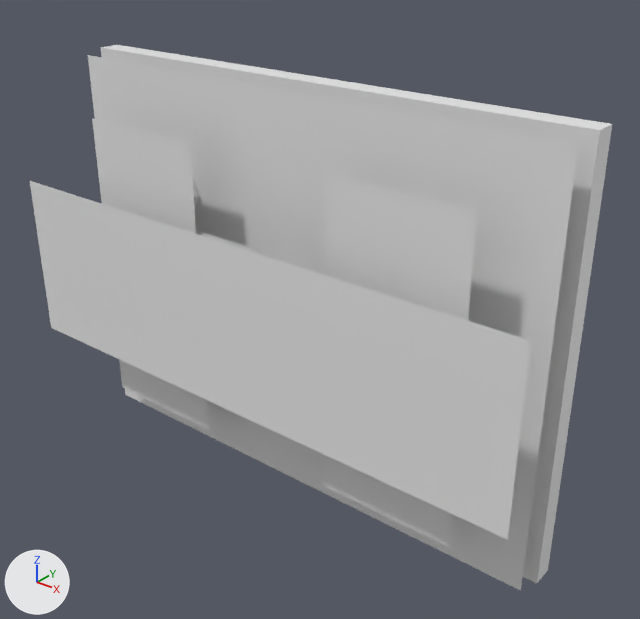
A saved change to the glTF model to-rust-as-we-fall/resources/models/fauna/crust.gltf.
One viewpoint serves both versions: a 50 mm lens placed at (1.239, -1.538, 0.899), pointed at (0.064, -0.069, -0.011). Arrows for +X, +Y and +Z are at lower left; the lights stay in place. The picture after the commit comes second. Materials are left out; every surface is plain grey. Vertices at exactly the same position are counted once.

In view in the first picture: 'CrustRigged'.
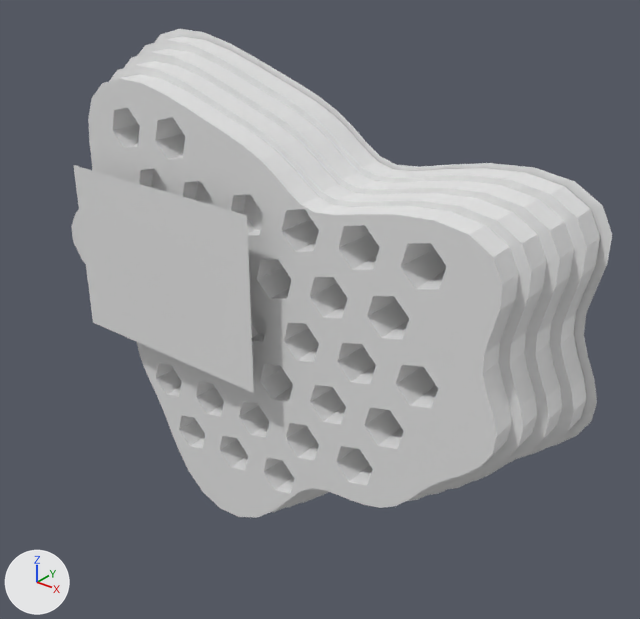
Location of each change, [x1, y1, x2, y2] in pixels of the pictures (640 x 619 px):
'CrustRigged', reshaped (7% narrower, 11% shorter)
    before: [30, 45, 612, 591]
    after: [71, 29, 612, 517]
part 1 of me_crustrigged, rebuilt (11% narrower, 13% shorter)
    before: [101, 45, 612, 583]
    after: [155, 29, 612, 495]
part 2 of me_crustrigged, rebuilt (64% narrower, 36% shorter)
    before: [30, 181, 531, 540]
    after: [73, 165, 254, 393]
part 3 of me_crustrigged, added
    after: [71, 36, 600, 517]
part 4 of me_crustrigged, deleted
    before: [202, 232, 317, 272]
part 5 of me_crustrigged, deleted
    before: [92, 118, 196, 234]
part 6 of me_crustrigged, deleted
    before: [325, 174, 477, 320]
part 7 of me_crustrigged, deleted
    before: [119, 360, 209, 429]
part 8 of me_crustrigged, deleted
    before: [324, 455, 452, 547]
part 9 of me_crustrigged, reshaped (mostly hidden)
    before: [192, 177, 198, 209]
    after: [152, 169, 274, 372]
part 10 of me_crustrigged, deleted
    before: [88, 55, 579, 591]

Patch to the scene script:
```diff
--- a/to-rust-as-we-fall/resources/models/fauna/crust.gltf.py
+++ b/to-rust-as-we-fall/resources/models/fauna/crust.gltf.py
@@ me_crustrigged @@
 # used by ob_crustrigged; location = (0.0, 0.0, 0.0)
 # verts and faces of me_crustrigged; kept vertices keep their numbers, new ones are numbered from 200
 # before: 88 (-0.657, -0.108, -0.5) at pixel (125, 394), 89 (0.657, -0.108, -0.5) at pixel (520, 590), 90 (-0.657, -0.108, 0.5) at pixel (87, 54), 91 (0.657, -0.108, 0.5) at pixel (578, 141)
-me_crustrigged.from_pydata(...)  # 200 vertices, 240 faces; spans x -0.697..0.697, y -0.3..0.0, z -0.51..0.51
+me_crustrigged.from_pydata(...)  # 1725 vertices, 3314 faces; spans x -0.725..0.719, y -0.3..0.004, z -0.675..0.571
+# me_crustrigged part 1: the loose piece of 8 vertices spanning x -0.67..0.67, y -0.055..0.0, z -0.51..0.51 is rebuilt with 73 vertices and now spans x -0.725..0.719, y 0.004, z -0.675..0.571
+# me_crustrigged part 2: the loose piece of 8 vertices spanning x -0.697..0.697, y -0.3, z -0.21..0.21 is rebuilt with 4 vertices and now spans x -0.503..0.059, y -0.3, z -0.133..0.287
+# me_crustrigged part 3: a new loose piece of 1610 vertices spanning x -0.704..0.698, y -0.24..0.0, z -0.655..0.555
+# me_crustrigged part 4: the loose piece of 4 vertices spanning x -0.17..0.17, y -0.211, z -0.17..0.17 is deleted
+# me_crustrigged part 5: the loose piece of 4 vertices spanning x -0.53..-0.19, y -0.211, z 0.038..0.378 is deleted
+# me_crustrigged part 6: the loose piece of 4 vertices spanning x 0.19..0.53, y -0.211, z 0.038..0.378 is deleted
+# me_crustrigged part 7: the loose piece of 4 vertices spanning x -0.53..-0.19, y -0.211, z -0.378..-0.038 is deleted
+# me_crustrigged part 8: the loose piece of 4 vertices spanning x 0.19..0.53, y -0.211, z -0.378..-0.038 is deleted
+# me_crustrigged part 9
+# 160 vertices are removed from x -0.636..0.636, y -0.152..-0.02, z -0.445..0.445
+# 210 faces are deleted
+# 23 vertices are added at x -0.475..0.031, y -0.2..-0.1, z -0.133..0.287
+# 10 new vertices lie (0.044, 0.0, 0.011) away from vertices in x -0.402..-0.086, y -0.101, z -0.043..0.16
+# 5 new vertices lie (0.031, 0.0, -0.031) away from vertices in x -0.358..-0.062, y -0.101, z 0.043..0.171
+# 24 new faces join them
+# me_crustrigged part 10
+delete_vertices([*range(88, 92)])  # with the faces that use them
```
